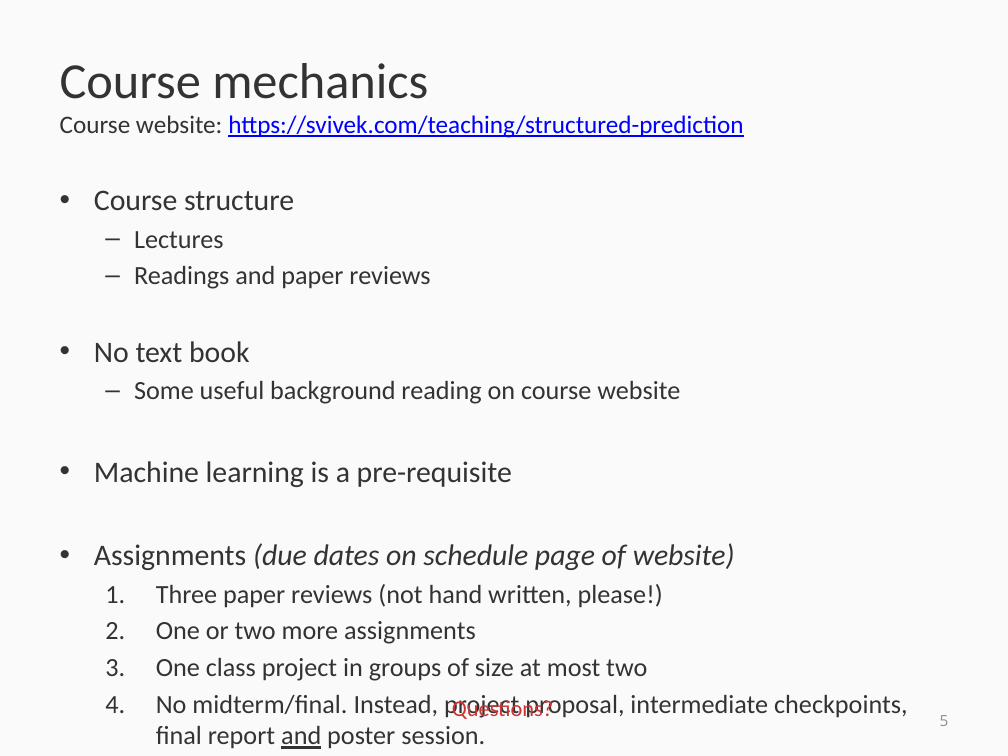
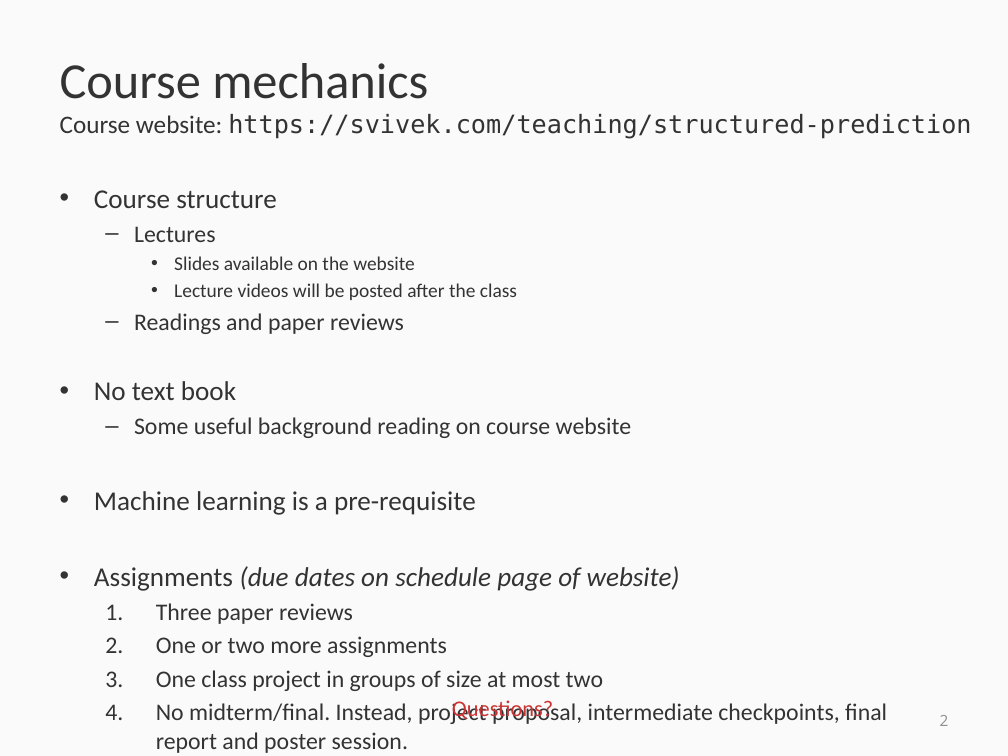
Before and after one commit to svivek/structured-prediction, a slide deck: slide 2 of slides/info/info.pptx (slide 5 before the commit). Drawn at 1008x756 pixels with LibreOffice and Linux fonts; fonts in the diff are those of the drawing. Boxes give left, top, right and bottom in pixels: in the first picture for what was removed or moved away, otherwise in the second. Text is boxed around its words. In the diff, an @@ line names an element or a change of style, - is before the commit and + after.

Commit message:
updated class

```diff
--- a/slides/info/info.pptx
+++ b/slides/info/info.pptx
@@ text "Course website: https://svivek.com/teaching/structured-predi ..." at [60, 114, 971, 139]: font Calibri to DejaVu Sans Mono, text colour #0000FF to #333333, underline off in "https://svivek.com/teaching/structured-prediction" @@
@@ text at [94, 190, 887, 753]: size 21.2 to 19.4 pt in "Course structure", "No text book", "Machine learning is a pre-requisite", "Assignments (due dates on schedule page of ..."; size 18.7 to 17.1 pt in "Lectures", "Readings and paper reviews", "Some useful background reading on course website", "One or two more assignments" and 2 more places; underline off in "and" @@
@@ text at [174, 256, 517, 300]: paragraphs added @@
+    • Slides available on the website
+    • Lecture videos will be posted after the class
@@ text at [156, 603, 353, 624]: text changed; size 18.7 to 17.1 pt @@
-  1. Three paper reviews (not hand written, please!)
+  1. Three paper reviews
@@ page number at [940, 715, 949, 726]: text changed @@
-5
+2
```
Also in this commit, not shown: 3 other slides changed, 1 slide added, 3 slides removed, 1 other file.
